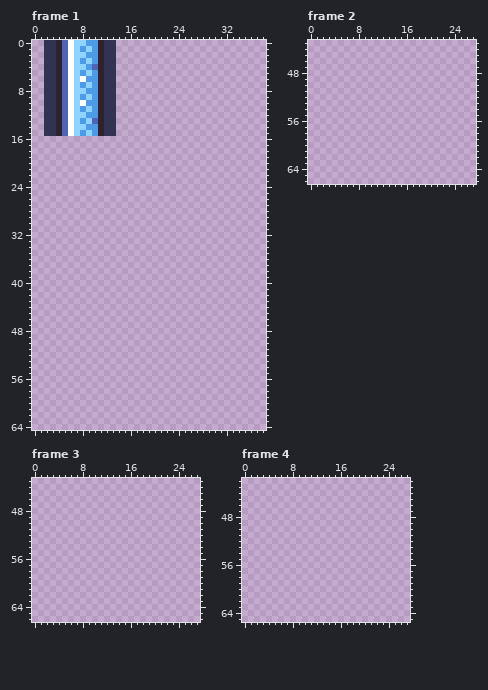
File history of a pixel-art file, docs/assets/images/water-tubes.aseprite. The picture above is the old version.
256x256 pixels, 6 frames. Shown: frame 1: x 0..38, y 0..64; frame 2: x 0..27, y 43..66; frame 3: x 0..27, y 43..66; frame 4: x 0..27, y 42..65. The commit also changed other frames, which this record leaves out.
The result:
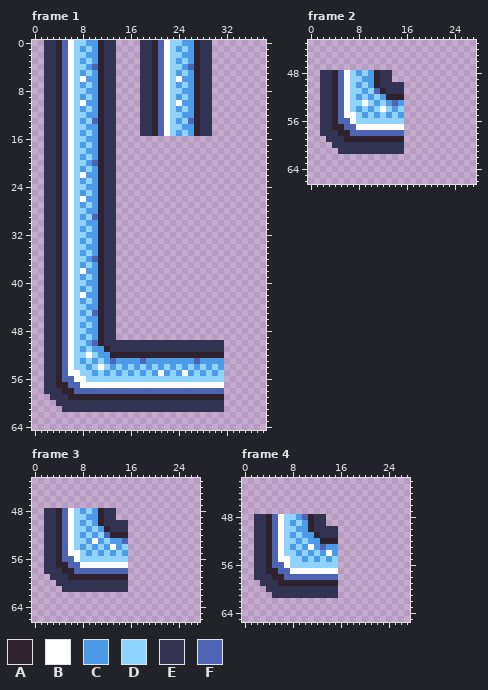
Palette (. is transparent): A #2e222f  B #ffffff  C #4d9be6  D #8fd3ff  E #323353  F #4d65b4
Edits made:
layer "laye" added
layer "corner" added
layer "corner-highlights" added
Changed rows in their new state; - is an unchanged pixel.
Frame 1, layers "corner-highlights", "corner", "laye":
first column x 2:
 0 ----------------EEAFBDDCCAEE--
 1 ----------------EEAFBDCDCAEE--
 2 ----------------EEAFBDDCCAEE--
 3 ----------------EEAFBDCDCAEE--
 4 ----------------EEAFBDDCFAEE--
 5 ----------------EEAFBDCDCAEE--
 6 ----------------EEAFBDBCCAEE--
 7 ----------------EEAFBDCDCAEE--
 8 ----------------EEAFBDDCCAEE--
 9 ----------------EEAFBDCDCAEE--
10 ----------------EEAFBDBCCAEE--
11 ----------------EEAFBDCDCAEE--
12 ----------------EEAFBDDCCAEE--
13 ----------------EEAFBDCDFAEE--
14 ----------------EEAFBDDCCAEE--
15 ----------------EEAFBDCDCAEE--
16 EEAFBDDCCAEE------------------
17 EEAFBDCDCAEE------------------
18 EEAFBDDCCAEE------------------
19 EEAFBDCDCAEE------------------
20 EEAFBDDCFAEE------------------
21 EEAFBDCDCAEE------------------
22 EEAFBDBCCAEE------------------
23 EEAFBDCDCAEE------------------
24 EEAFBDDCCAEE------------------
25 EEAFBDCDCAEE------------------
26 EEAFBDBCCAEE------------------
27 EEAFBDCDCAEE------------------
28 EEAFBDDCCAEE------------------
29 EEAFBDCDFAEE------------------
30 EEAFBDDCCAEE------------------
31 EEAFBDCDCAEE------------------
32 EEAFBDDCCAEE------------------
33 EEAFBDCDCAEE------------------
34 EEAFBDDCCAEE------------------
35 EEAFBDCDCAEE------------------
36 EEAFBDDCFAEE------------------
37 EEAFBDCDCAEE------------------
38 EEAFBDBCCAEE------------------
39 EEAFBDCDCAEE------------------
40 EEAFBDDCCAEE------------------
41 EEAFBDCDCAEE------------------
42 EEAFBDBCCAEE------------------
43 EEAFBDCDCAEE------------------
44 EEAFBDDCCAEE------------------
45 EEAFBDCDFAEE------------------
46 EEAFBDDCCAEE------------------
47 EEAFBDCDCAEE------------------
48 EEAFBDDCCAEE------------------
49 EEAFBDCDCAEE------------------
50 EEAFBDDCFAEEEEEEEEEEEEEEEEEEEE
51 EEAFBDCDCCAEEEEEEEEEEEEEEEEEEE
52 EEAFBDDBDCCAAAAAAAAAAAAAAAAAAA
53 EEAFBDCDCDCFCCCCFCCCCCCCCFCCCC
54 EEAFBDDCDBDCDCDCDCDCDCDCDCDCDC
55 EEAFBBDDCDCDCDCDCDCBCDCBCDCDCD
56 EEAFFBBDDDDDDDDDDDDDDDDDDDDDDD
57 EEAAFFBBBBBBBBBBBBBBBBBBBBBBBB
58 EEEAAFFFFFFFFFFFFFFFFFFFFFFFFF
59 -EEEAAAAAAAAAAAAAAAAAAAAAAAAAA
60 --EEEEEEEEEEEEEEEEEEEEEEEEEEEE
61 ---EEEEEEEEEEEEEEEEEEEEEEEEEEE
Frame 2, layers "corner-highlights", "corner":
first column x 2:
48 EEAFBDCDCAEE--
49 EEAFBDDCCAEE--
50 EEAFBDCDCAEEEE
51 EEAFBDDCDFAEEE
52 EEAFBDCDCDCAAA
53 EEAFBDDBDCDCFC
54 EEAFBDCDCDBDCD
55 EEAFBBDCDCDCDC
56 EEAFFBDDDDDDDD
57 EEAAFFBBBBBBBB
58 EEEAAFFFFFFFFF
59 -EEEAAAAAAAAAA
60 --EEEEEEEEEEEE
61 ---EEEEEEEEEEE
Frame 3, layers "corner-highlights", "corner":
first column x 2:
48 EEAFBDCDCAEE--
49 EEAFBDDCCAEE--
50 EEAFBDCDCAEEEE
51 EEAFBDDCDCAEEE
52 EEAFBDCDCDFAAA
53 EEAFBDDCBCDCCF
54 EEAFBDCDCDCBCD
55 EEAFBBDCDCDCDC
56 EEAFFBDDDDDDDD
57 EEAAFFBBBBBBBB
58 EEEAAFFFFFFFFF
59 -EEEAAAAAAAAAA
60 --EEEEEEEEEEEE
61 ---EEEEEEEEEEE
Frame 4, layers "corner-highlights", "corner":
first column x 2:
48 EEAFBDDCFAEE--
49 EEAFBDCDCAEE--
50 EEAFBDDCCAEEEE
51 EEAFBDCDCCAEEE
52 EEAFBDDCDCCAAA
53 EEAFBDCDCBCFCC
54 EEAFBDDCDCDCBC
55 EEAFBBDDCDCDCD
56 EEAFFBDDDDDDDD
57 EEAAFFBBBBBBBB
58 EEEAAFFFFFFFFF
59 -EEEAAAAAAAAAA
60 --EEEEEEEEEEEE
61 ---EEEEEEEEEEE
Boxes around the changes in both pictures, in picture pixels (x1, y1, x2, y2):
added: (140, 40, 212, 136)
added: (44, 136, 224, 412)
added: (320, 70, 404, 154)
added: (44, 508, 128, 592)
added: (254, 514, 338, 598)
